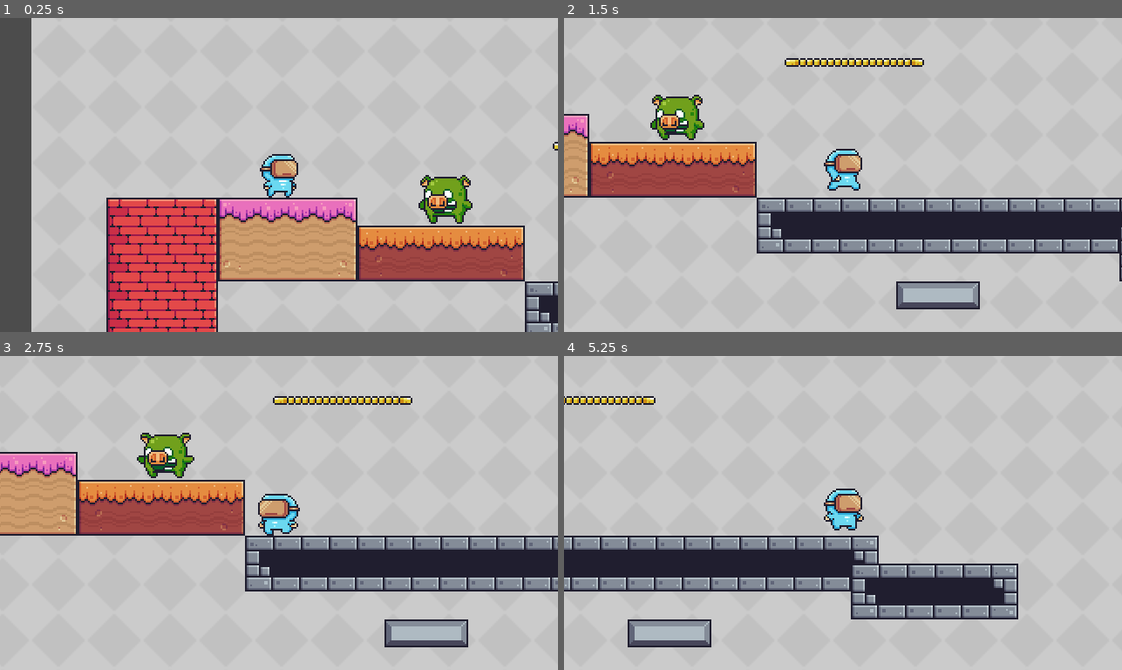
Above: before the commit, frames 1-4 (two rows, left to right).
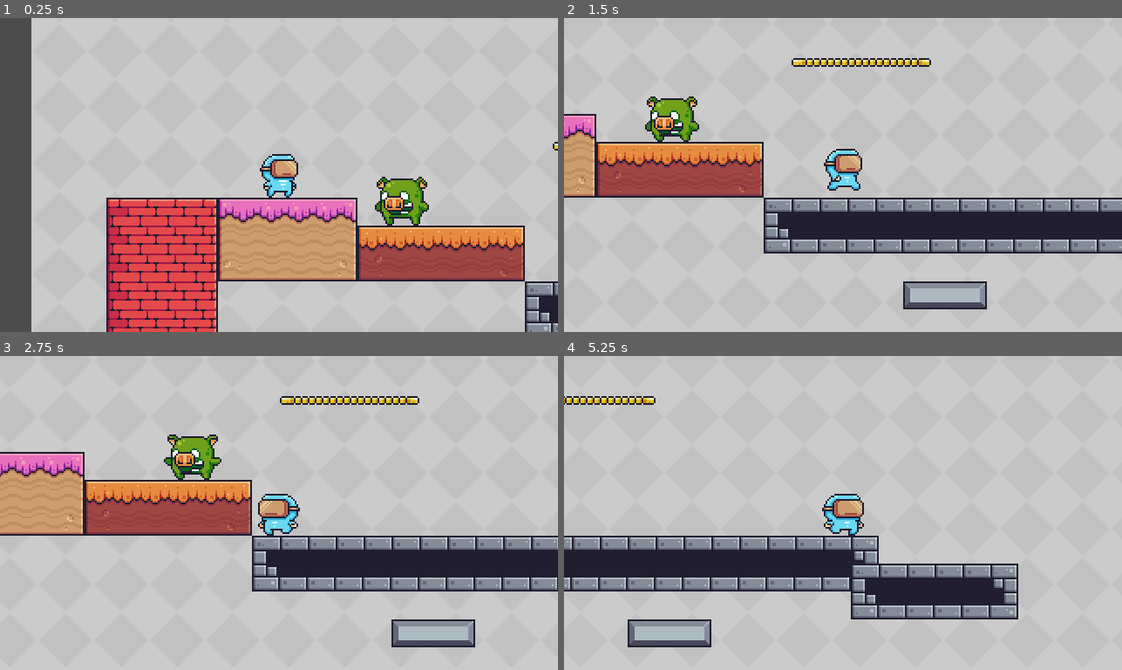
Above: after the commit, the same moments.

Repository: oucar/437-final
Game: Godot game, scene res://Levels/Level1.tscn
Same seed, same stepped clock (60 frames per second), same inputs: the game is played once before the commit and once after it.
Inputs:
- Up to frame 1 (0.25 s): no input
- Up to frame 2 (1.5 s): hold D (right) from 0.53 s (still down); tap Space (jump) at 0.77 s
- Up to frame 3 (2.75 s): tap Space (jump) at 1.52 s; release D (right) at 2.03 s; hold A (left) from 2.03 s (still down)
- Up to frame 4 (5.25 s): release A (left) at 2.78 s; hold D (right) 2.78-4.28 s; tap Space (jump) at 3.02, 3.77, 4.52 s; hold A (left) 4.28-5.03 s; hold D (right) from 5.03 s (still down)

The runs differ from the first frame. In frame 1, 2.1% of the frame differs, in the area x 67-85%, y 50-67%; in frame 2, 5.9%; in frame 3, 6.5%, in the area x 0-100%, y 12-93%; in frame 4, 0.7%.
Error before the commit: Invalid get index 'gravity' (on base: 'Node (GameSettings.gd)'). (res://Characters/Enemies/AngryPig.gd:23)

Commit message:
Angry Pig looks like it is done, but it is not :D

Diff:
--- a/Characters/Enemies/AngryPig.gd
+++ b/Characters/Enemies/AngryPig.gd
@@ -1,11 +1,14 @@
 extends KinematicBody2D
+
+onready var animated_sprite = $AnimatedSprite
 
 # Waypoints
 export(Array, NodePath) var waypoints
-export(float) var MOVE_SPEED = 200
+export(float) var MOVE_SPEED = 100
 export(float) var RUN_SPEED = 300
 export(int) var STARTING_WAYPOINT = 0
 export(float) var WAYPOINT_ARRIVED_DISTANCE = 10
+export(bool) var FACES_RIGHT = true
 
 var waypoint_index = 0 setget set_waypoint_index
 var waypoint_position
@@ -17,14 +20,26 @@
 
 func _physics_process(delta):
 	var direction = self.position.direction_to(waypoint_position)
-	var direction_horizontal = abs(self.position.x) - abs(waypoint_position.x)
+	# will move horizontally ONLY!
+	var direction_horizontal = Vector2(self.position.x, 0).distance_to(Vector2(waypoint_position.x, 0))
 
 	if(direction_horizontal >= WAYPOINT_ARRIVED_DISTANCE):
+
+		# used to flip the pig sprite when needed
+		var horizontal_sign = sign(direction.x)
+
 		velocity = Vector2(
 			# 200, -200 or 0
 			MOVE_SPEED * sign(direction.x),
-			min(velocity.y + GameSettings.gravity, GameSettings.terminal_velocity)
+			min(velocity.y + GameSettings.GRAVITY, GameSettings.TERMINAL_VELOCITY)
 		)
+
+		# FLIP WHEN NEEDED
+		if(horizontal_sign == -1):
+			animated_sprite.flip_h = !FACES_RIGHT
+		elif(horizontal_sign == 1):
+			animated_sprite.flip_h = FACES_RIGHT
+
 
 		move_and_slide(velocity, Vector2.UP)
 
--- a/Characters/Enemies/AngryPig.tscn
+++ b/Characters/Enemies/AngryPig.tscn
@@ -223,6 +223,9 @@
 "speed": 20.0
 } ]
 
+[sub_resource type="RectangleShape2D" id=49]
+extents = Vector2( 10, 12.5 )
+
 [node name="AngryPig" type="KinematicBody2D"]
 script = ExtResource( 6 )
 
@@ -230,3 +233,7 @@
 frames = SubResource( 48 )
 animation = "idle"
 playing = true
+
+[node name="CollisionShape2D" type="CollisionShape2D" parent="."]
+position = Vector2( 0, 2.5 )
+shape = SubResource( 49 )
--- a/Characters/Player.tscn
+++ b/Characters/Player.tscn
@@ -408,6 +408,7 @@
 position = Vector2( -16, -19 )
 frames = SubResource( 30 )
 animation = "idle"
+frame = 2
 playing = true
 centered = false
 
Not shown: 1 places in Characters/Enemies/AngryPig.tscn that only renumber resources
